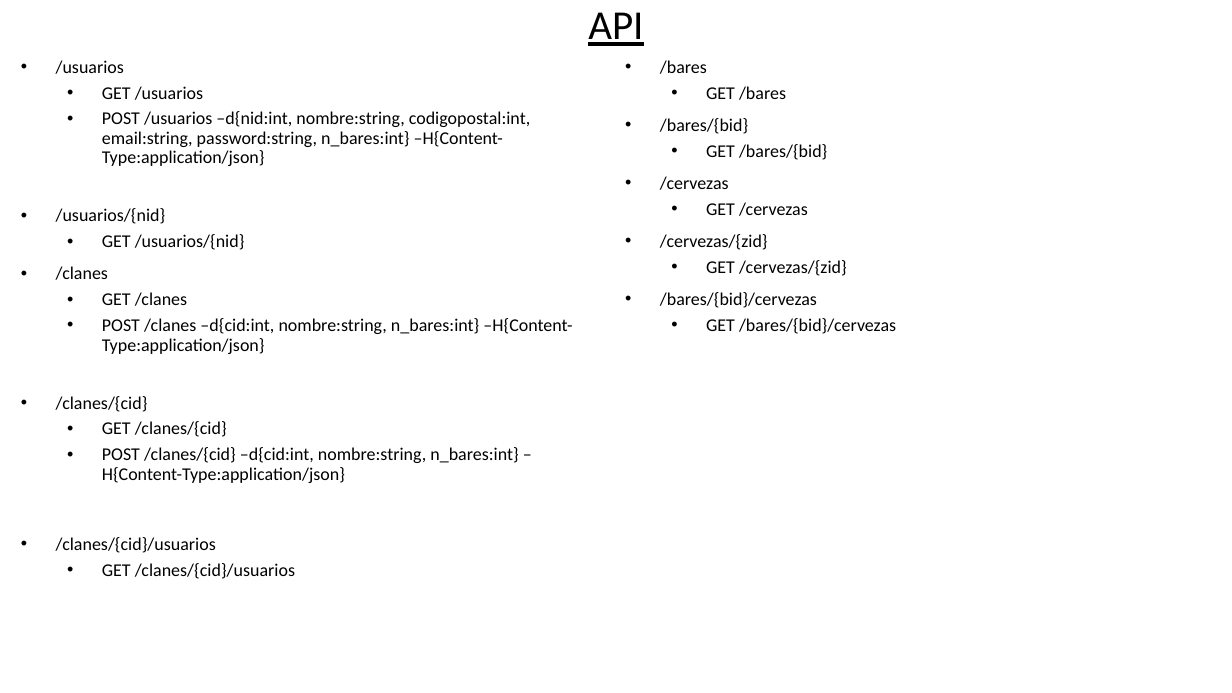
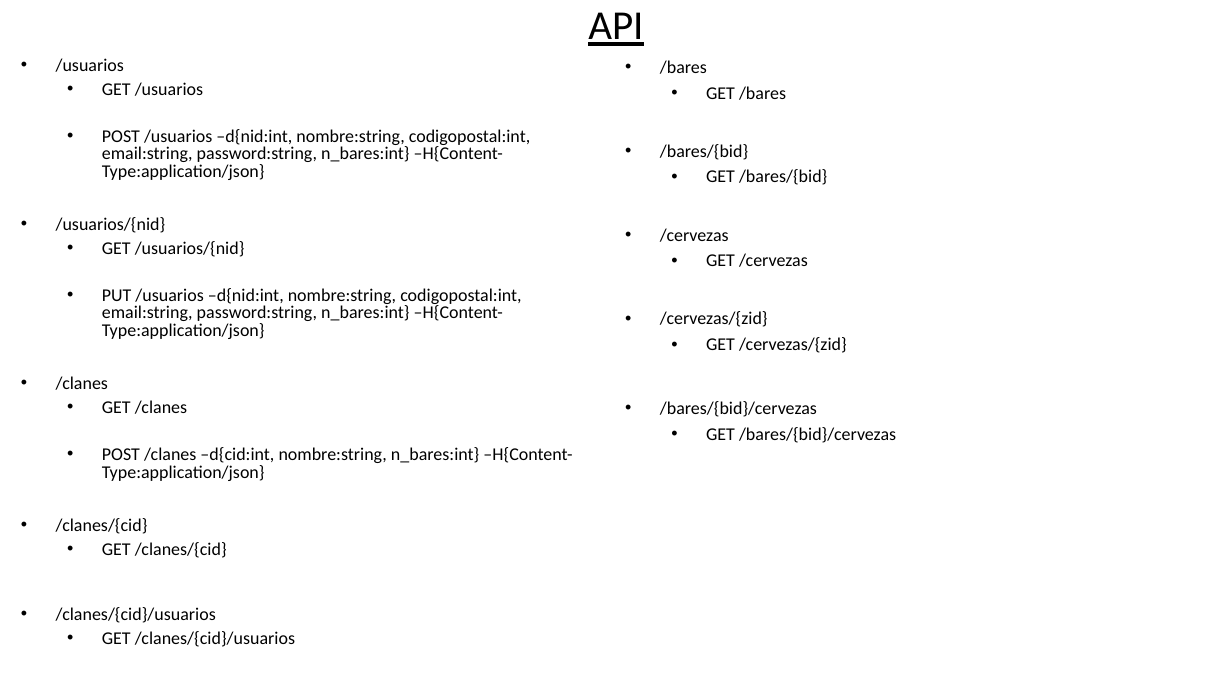
Before and after one commit to borjasegui/ChipdrunksAPI, a slide deck: slide 1 of Documentacion/documentacionAPI.pptx. Drawn at 1232x693 pixels with LibreOffice and Linux fonts; fonts in the diff are those of the drawing. Boxes give left, top, right and bottom in pixels: in the first picture for what was removed or moved away, otherwise in the second. Text is boxed around its words. In the diff, an @@ line names an element or a change of style, - is before the commit and + after.

```diff
--- a/Documentacion/documentacionAPI.pptx
+++ b/Documentacion/documentacionAPI.pptx
@@ subtitle at (56, 58, 572, 647): line spacing 0.9 to 0.8 @@
@@ text "/bares" rewrapped from (660, 60, 896, 334) to (660, 60, 896, 443) @@
@@ subtitle at (102, 288, 521, 339): paragraph added @@
+  • PUT /usuarios –d{nid:int, nombre:string, codigopostal:int, email:string, password:string, n_bares:int} –H{Content-Type:application/json}
@@ subtitle at (102, 447, 518, 483): paragraph removed @@
-  • POST /clanes/{cid} –d{cid:int, nombre:string, n_bares:int} –H{Content-Type:application/json}
```
Also in this commit, not shown: 11 other files.
